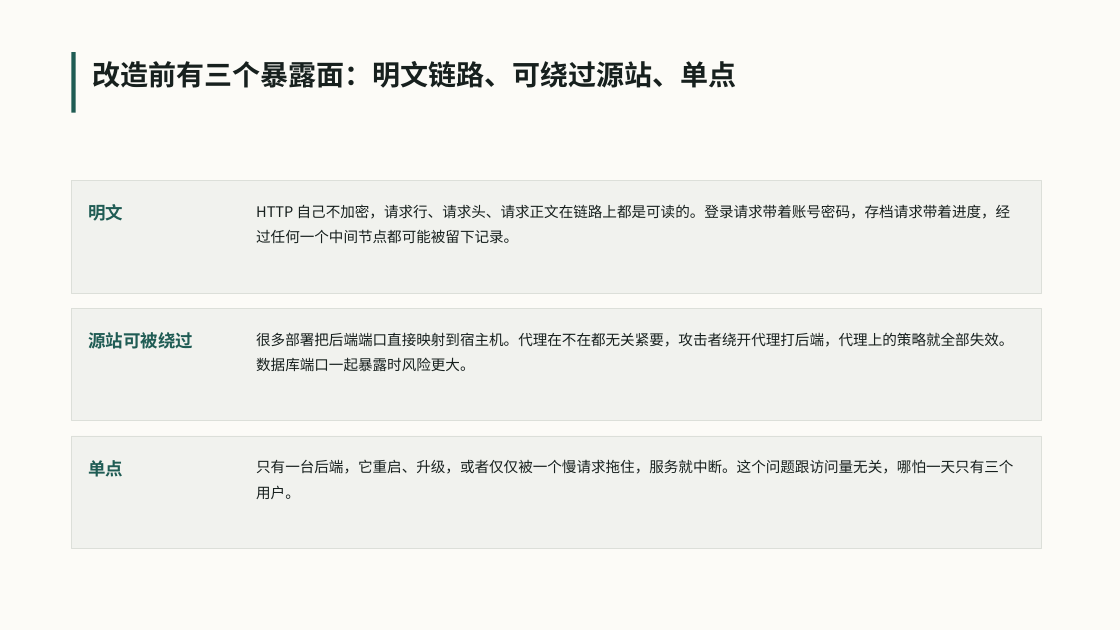
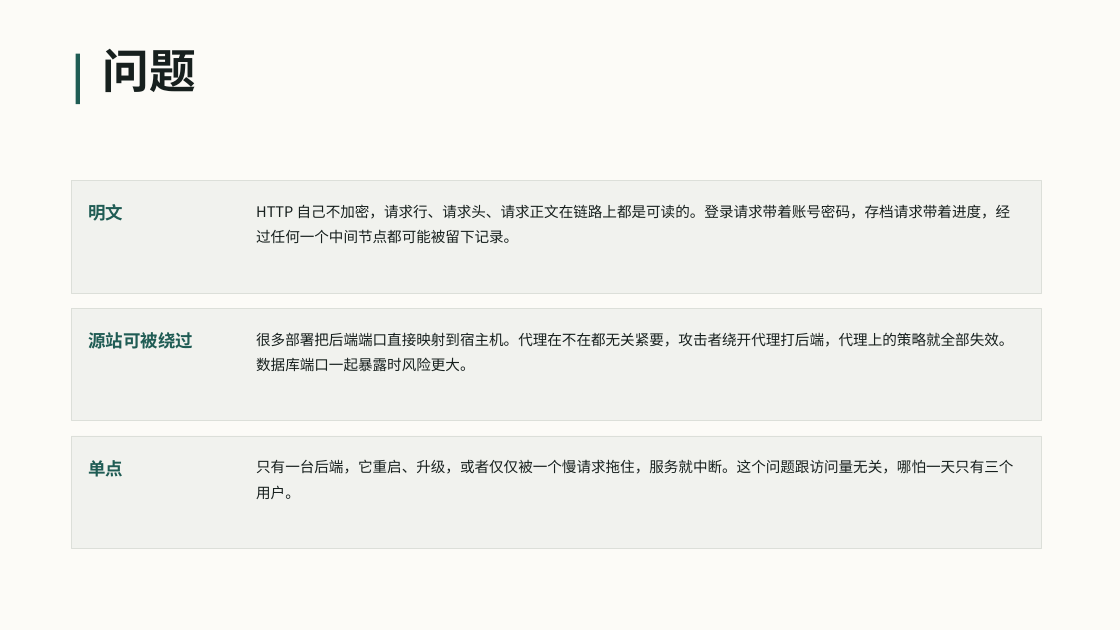
Before and after one commit to VesselPaper/symbiont, a slide deck: slide 3 of share/技术分享-应用代理与负载均衡.pptx. Drawn at 1120x630 pixels with LibreOffice and Linux fonts; fonts in the diff are those of the drawing. Boxes give left, top, right and bottom in pixels: in the first picture for what was removed or moved away, otherwise in the second. Text is boxed around its words. In the diff, an @@ line names an element or a change of style, - is before the commit and + after.

```diff
--- a/share/技术分享-应用代理与负载均衡.pptx
+++ b/share/技术分享-应用代理与负载均衡.pptx
@@ rectangle resized from (x1=71, y1=52, x2=76, y2=113) to (x1=76, y1=54, x2=80, y2=104) @@
@@ text at (x1=102, y1=49, x2=195, y2=92): text changed; size 24 to 40 pt @@
-改造前有三个暴露面：明文链路、可绕过源站、单点
+问题
```
Also in this commit, not shown: 17 other slides changed, 1 slide added, 1 slide removed, 2 other files.
